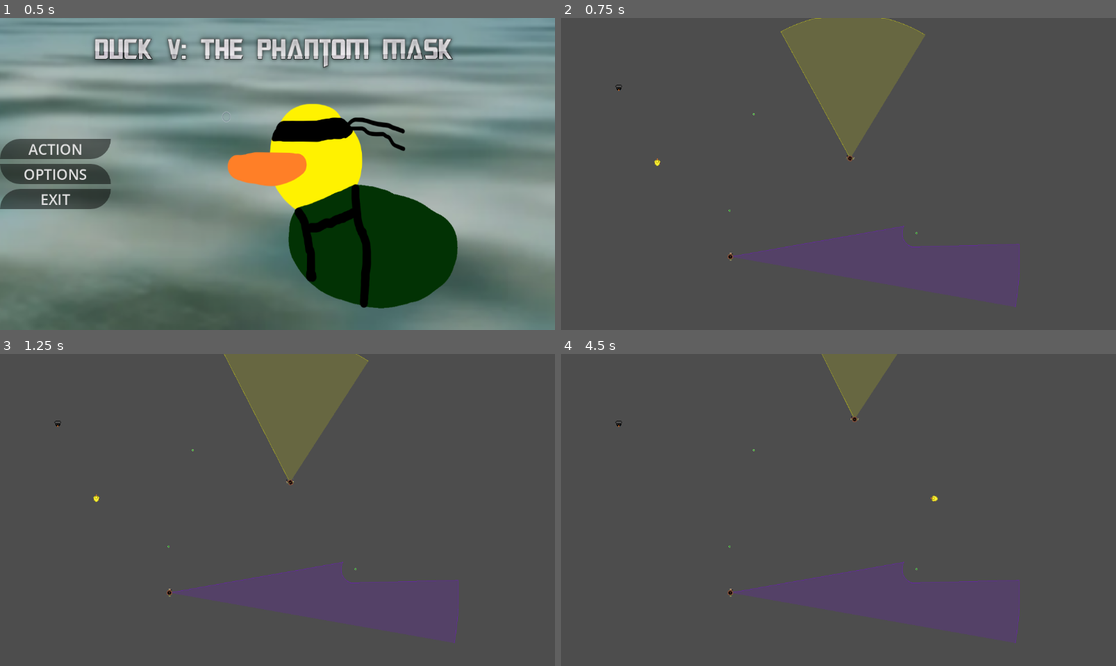
Above: before the commit, frames 1-4 (two rows, left to right).
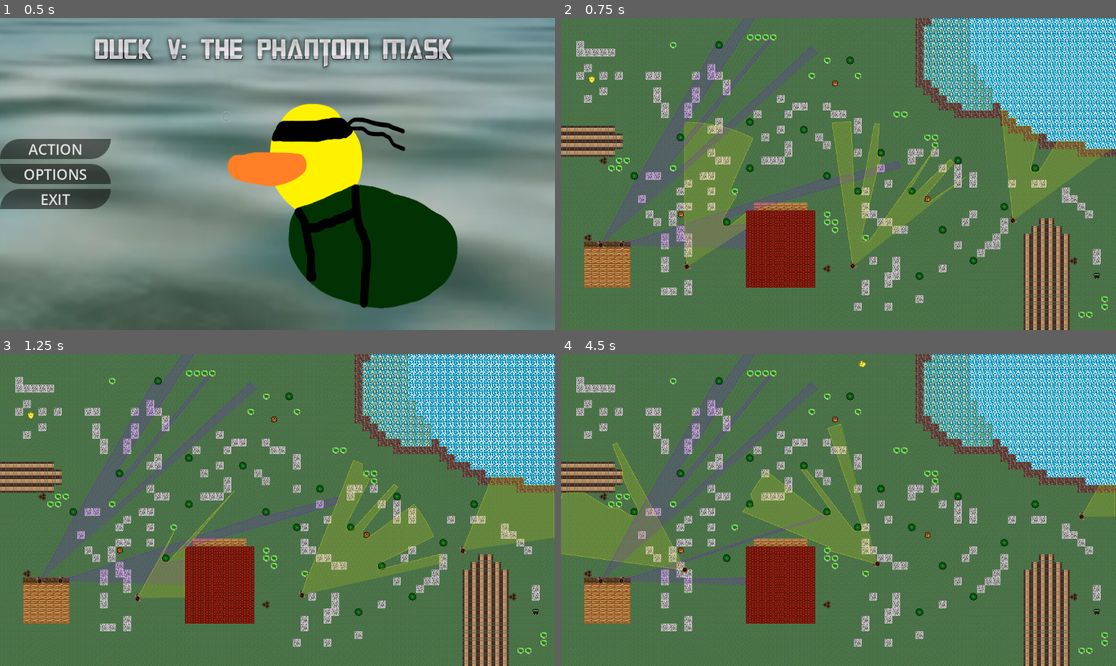
Above: after the commit, the same moments.

Repository: ArpaDeveloper/FGJ2026
Game: Godot game, scene res://scenes/mainmenu.tscn
Same seed, same stepped clock (60 frames per second), same inputs: the game is played once before the commit and once after it.
Inputs (mouse positions are in pixels of both pictures, inside the frame that each line leads up to):
- Up to frame 1 (0.5 s): no input
- Up to frame 2 (0.75 s): click "ACTION" at 0.5 s
- Up to frame 3 (1.25 s): no input
- Up to frame 4 (4.5 s): tap Enter (ui_accept) at 1.25, 1.52, 2.27, 3.77 s; move the mouse to (960, 494) at 1.27 s; hold Right (ui_right) 1.28-2.03 s; move the mouse to (727, 525) at 2.02 s; hold Down (ui_down) 2.03-2.78 s; move the mouse to (894, 441) at 2.77 s; hold Right (ui_right) 2.78-3.53 s; move the mouse to (810, 572) at 3.52 s; hold Up (ui_up) 3.53-4.28 s; move the mouse to (1005, 556) at 4.27 s; hold Left (ui_left) from 4.28 s (still down)

Frame 1 is identical in both runs. In frame 2, 98% of the frame differs, in the area x 0-100%, y 0-100%; in frame 3, 98%; in frame 4, 98%.

Commit message:
Fixed some levels

Diff:
--- a/scripts/failmenu.gd
+++ b/scripts/failmenu.gd
@@ -6,7 +6,7 @@
 	fail_menu.visible = true
 
 func _on_restart_level_button_pressed() -> void:
-	get_tree().change_scene_to_file("res://scenes/test.tscn")
+	get_tree().change_scene_to_file("res://scenes/Levels/level1.tscn")
 
 func _on_menu_fail_button_pressed() -> void:
 	get_tree().change_scene_to_file("res://scenes/mainmenu.tscn")
--- a/scripts/main_menu.gd
+++ b/scripts/main_menu.gd
@@ -11,7 +11,7 @@
 #This playbutton
 func _on_start_pressed() -> void:
 	print("Play")
-	get_tree().change_scene_to_file("res://scenes/test.tscn")
+	get_tree().change_scene_to_file("res://scenes/Levels/level1.tscn")
 
 #This is settingsbutton
 func _on_settings_pressed() -> void:
